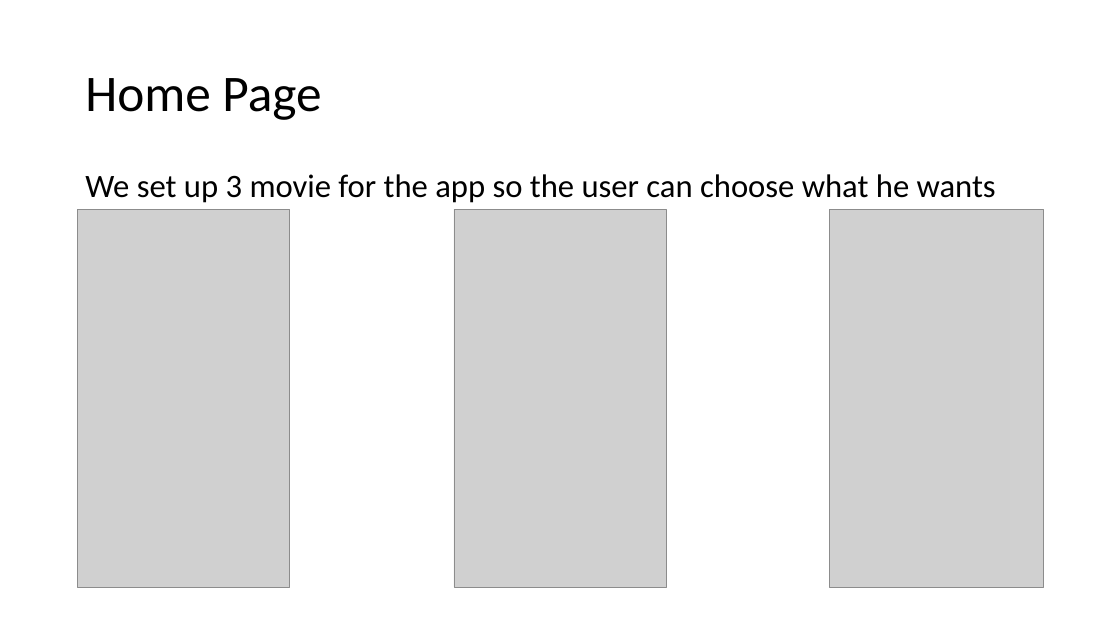
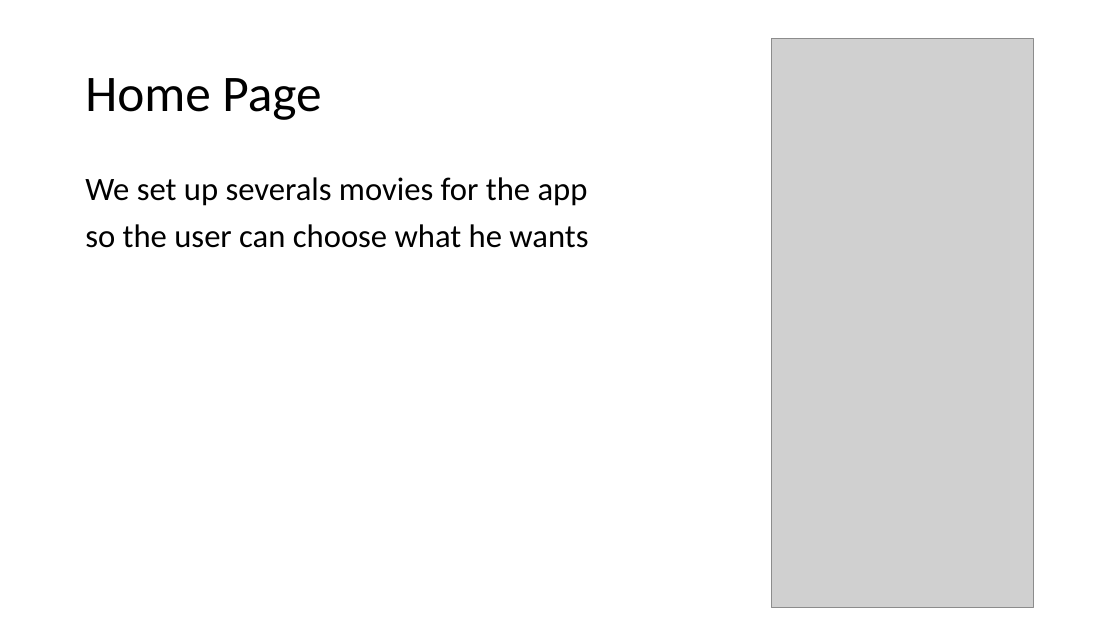
Before and after one commit to AlexandreDelafosse/Dorset-team-7-ticketing, a slide deck: slide 2 of Presentation.pptx. Drawn at 1120x630 pixels with LibreOffice and Linux fonts; fonts in the diff are those of the drawing; grey boxes stand for pictures. Boxes give left, top, right and bottom in pixels: in the first picture for what was removed or moved away, otherwise in the second. Text is boxed around its words. In the diff, an @@ line names an element or a change of style, - is before the commit and + after.

```diff
--- a/Presentation.pptx
+++ b/Presentation.pptx
@@ picture: place and size @@
-picture at (830,209,1044,587)
+picture at (772,39,1034,608)
@@ text at (85,177,588,248): text changed @@
-We set up 3 movie for the app so the user can choose what he wants
+We set up severals movies for the app
+so the user can choose what he wants
@@ picture removed at (77,209,290,587) @@
@@ picture removed at (454,209,665,587) @@
```
Also in this commit, not shown: 5 other slides changed.
